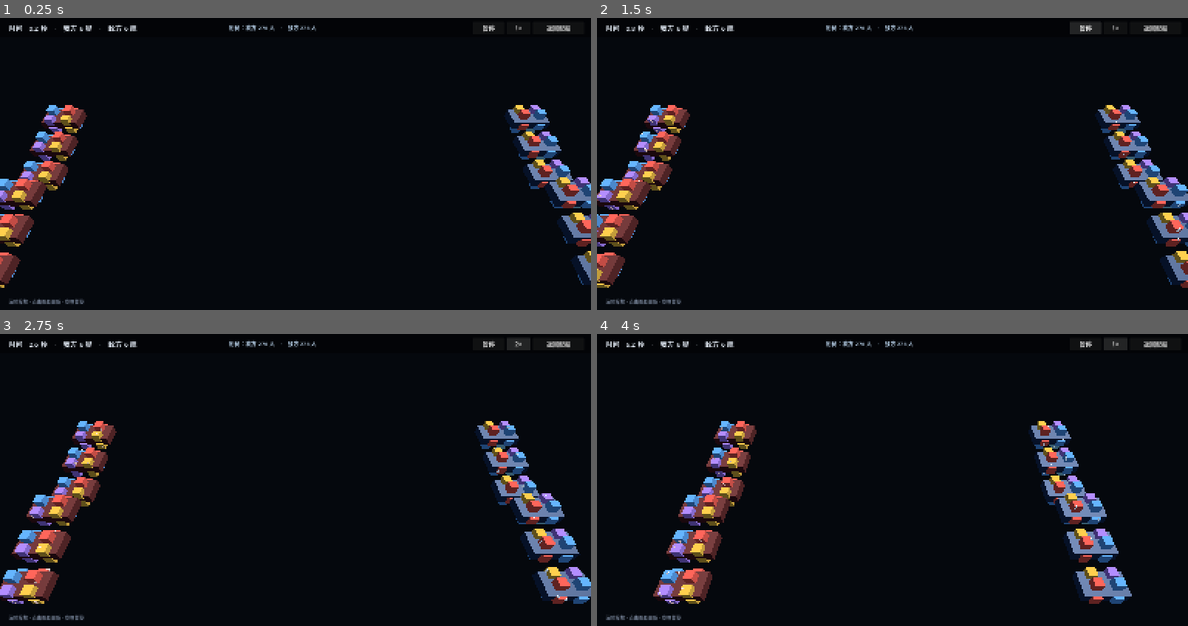
Above: before the commit, frames 1-4 (two rows, left to right).
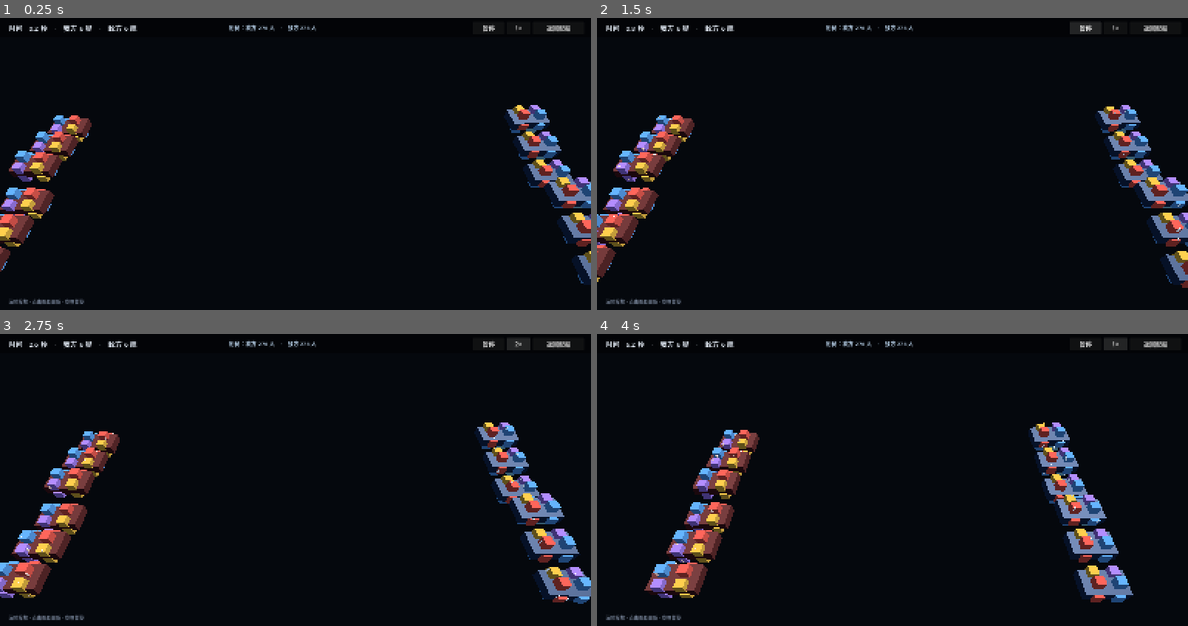
Above: after the commit, the same moments.

Repository: Astrozxy/game0
Game: Godot game, scene res://main.tscn
Two runs of this game, one before a commit and one after it. Both use one fixed random seed, a clock stepped at 60 frames per second and the inputs below.
Inputs:
- Up to frame 1 (0.25 s): no input
- Up to frame 2 (1.5 s): click "暂停" at 0.5 s; click "继续" at 1.25 s
- Up to frame 3 (2.75 s): click "1×" at 2 s
- Up to frame 4 (4 s): click "2×" at 2.75 s; click "4×" at 3.5 s

The runs differ from the first frame. In frame 1, 2.7% of the frame differs, in the area x 0-100%, y 29-93%; in frame 2, 3.0%; in frame 3, 3.9%; in frame 4, 4.3%, in the area x 8-91%, y 29-93%.

Commit message:
修复公平性根因：阵型手性不对称
两队阵型原本是 y/z 同步偏移的螺旋，但两军朝向相差 180°，
旋转会把螺旋手性翻转 —— 于是两队几何结构并不等价。

改为敌方 z 排列取反，使敌方阵型正好是己方的 180° 旋转：
  6v6 我方胜率 35-40% -> 57%（30 场，处于噪声范围）
  1v1/2v2/3v3/6v6 全部回到 50% 附近

这是本轮排查的最后一环，之前的修复（每舰独立随机流、
同归于尽判平、同分随机选目标）是必要但不充分的前置。

Diff:
--- a/game/sim/battle_sim.gd
+++ b/game/sim/battle_sim.gd
@@ -448,7 +448,7 @@
 	for i in n_per_side:
 		var off := (float(i) - (n_per_side - 1) / 2.0) * 4.0
 		var e := Model.ShipModel.new(uid, "E-%02d" % (i + 1), "enemy",
-			Vector3(30.0, float(i % 3 - 1) * 0.8, off), loadout)
+			Vector3(30.0, float(i % 3 - 1) * 0.8, -off), loadout)
 		e.heading = Vector3(-1, 0, 0)
 		ships.append(e)
 		uid += 1
